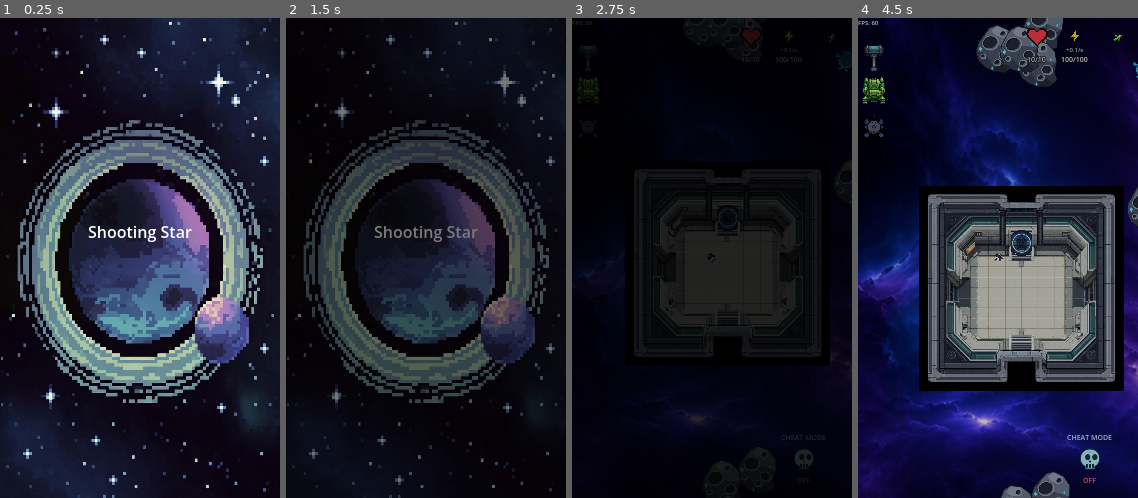
Above: before the commit, frames 1-4 (left to right).
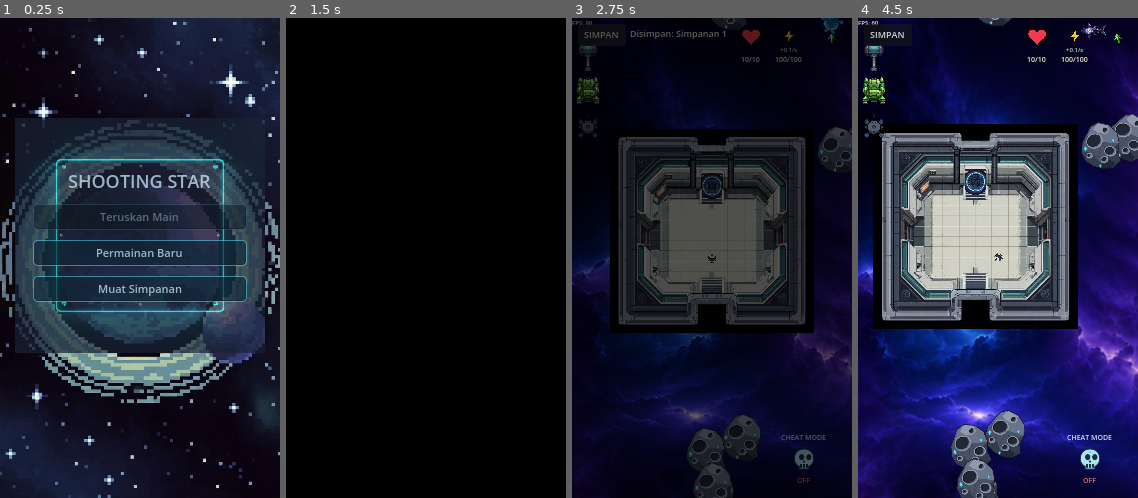
Above: after the commit, the same moments.

Repository: wildane/ShootingStar
Game: Godot game, scene res://scene/main_menu/main_menu.tscn
The game is run twice, just before and just after one commit, with the same random seed, the same clock (stepped at 60 frames per second) and the same inputs.
Inputs (mouse positions are in pixels of both pictures, inside the frame that each line leads up to):
- Up to frame 1 (0.25 s): no input
- Up to frame 2 (1.5 s): click (426, 253) at 0.5 s, where only the run after the commit has a clickable "Permainan Baru"; click (426, 286) at 1.25 s, where only the run after the commit has a clickable "Muat Simpanan"
- Up to frame 3 (2.75 s): click (602, 37) at 2 s, where only the run after the commit has a clickable "SIMPAN"
- Up to frame 4 (4.5 s): tap Enter at 2.75 s; drag from (1014, 219) to (1073, 262) at 2.77 s; drag from (942, 282) to (1031, 291) at 3.52 s; move the mouse to (1026, 152) at 4.27 s; hold Right from 4.28 s (still down); tap Backspace at 4.35 s; click (1026, 152) at 4.42 s

The runs differ from the first frame. In frame 1, 42% of the frame differs, in the area x 0-100%, y 0-100%; in frame 2, 40%; in frame 3, 35%; in frame 4, 62%.

Commit message:
Tambah menu simpanan berbilang slot dan butang simpan dalam game
Menu utama kini ada Teruskan (slot terbaharu), Permainan Baru dan halaman
Muat Simpanan untuk pilih, tukar nama dan padam slot. SaveManager menyimpan
setiap slot dalam user://saves/ dengan katalog nama/masa, dan menukar fail
savegame.json lama kepada slot "lama" secara automatik. Butang SIMPAN dalam
game menyimpan ke slot aktif. Panel menu ialah aset PNG baharu.

Diff:
--- a/SaveManager.gd
+++ b/SaveManager.gd
@@ -1,10 +1,23 @@
 extends Node
 
 signal semua_data_siap_di_load
-const SAVE_PATH_JSON = "user://savegame.json"
+
+# Simpanan berbilang slot: setiap slot satu fail JSON dalam user://saves/.
+# Nama dan masa setiap slot disimpan dalam katalog supaya boleh ditukar nama
+# atau dipadam dari halaman Muat Simpanan.
+const DIREKTORI_SAVE = "user://saves"
+const KATALOG_PATH = "user://saves/katalog.json"
+const LALUAN_LAMA = "user://savegame.json"
+
+# Slot yang sedang dimainkan ("" = permainan baharu, belum ada slot).
+var slot_aktif: String = ""
 
 # Data pemain terakhir yang dibaca dari fail (posisi, HP, tenaga).
 var data_player: Dictionary = {}
+
+func _ready() -> void:
+	_sediakan_direktori()
+	_migrasi_simpanan_lama()
 
 func _notification(what):
 	if what in [NOTIFICATION_APPLICATION_FOCUS_OUT, NOTIFICATION_WM_WINDOW_FOCUS_OUT, NOTIFICATION_APPLICATION_PAUSED, NOTIFICATION_WM_CLOSE_REQUEST, NOTIFICATION_WM_GO_BACK_REQUEST]:
@@ -14,6 +27,151 @@
 	var scene_utama = Engine.get_main_loop().current_scene
 	if scene_utama and scene_utama.scene_file_path.get_file() == "level_3.tscn":
 		save_game()
+
+# ==========================================
+# SIMPANAN BERBILANG SLOT
+# ==========================================
+func _sediakan_direktori() -> void:
+	if not DirAccess.dir_exists_absolute(DIREKTORI_SAVE):
+		DirAccess.make_dir_recursive_absolute(DIREKTORI_SAVE)
+
+func _laluan_slot(id: String) -> String:
+	return DIREKTORI_SAVE.path_join("data_%s.json" % id)
+
+func _baca_katalog() -> Dictionary:
+	if not FileAccess.file_exists(KATALOG_PATH):
+		return {}
+	var file := FileAccess.open(KATALOG_PATH, FileAccess.READ)
+	if file == null:
+		return {}
+	var data = JSON.parse_string(file.get_as_text())
+	file.close()
+	if typeof(data) != TYPE_DICTIONARY:
+		return {}
+	return data
+
+func _tulis_katalog(katalog: Dictionary) -> void:
+	var file := FileAccess.open(KATALOG_PATH, FileAccess.WRITE)
+	if file:
+		file.store_string(JSON.stringify(katalog, "\t"))
+		file.close()
+
+# Semua slot, paling baharu dahulu (ikut masa simpanan terakhir).
+func senarai_slot() -> Array:
+	var hasil: Array = []
+	if not DirAccess.dir_exists_absolute(DIREKTORI_SAVE):
+		return hasil
+	var katalog := _baca_katalog()
+	var dir := DirAccess.open(DIREKTORI_SAVE)
+	if dir == null:
+		return hasil
+	dir.list_dir_begin()
+	var nama_fail := dir.get_next()
+	while nama_fail != "":
+		if not dir.current_is_dir() and nama_fail.begins_with("data_") and nama_fail.ends_with(".json"):
+			var id := nama_fail.substr(5, nama_fail.length() - 10)
+			var meta: Dictionary = katalog.get(id, {})
+			var laluan := _laluan_slot(id)
+			hasil.append({
+				"id": id,
+				"nama": str(meta.get("nama", "Simpanan %s" % id)),
+				"masa": float(meta.get("masa", FileAccess.get_modified_time(laluan))),
+			})
+		nama_fail = dir.get_next()
+	dir.list_dir_end()
+	hasil.sort_custom(func(a, b): return float(a["masa"]) > float(b["masa"]))
+	return hasil
+
+func ada_simpanan() -> bool:
+	return not senarai_slot().is_empty()
+
+func slot_terbaru() -> String:
+	var senarai := senarai_slot()
+	if senarai.is_empty():
+		return ""
+	return str(senarai[0]["id"])
+
+func nama_slot(id: String) -> String:
+	for slot in senarai_slot():
+		if str(slot["id"]) == id:
+			return str(slot["nama"])
+	return id
+
+func cipta_slot_baru(nama: String = "") -> String:
+	var katalog := _baca_katalog()
+	var asas := "s%d" % int(Time.get_unix_time_from_system())
+	var id := asas
+	var nombor := 2
+	while FileAccess.file_exists(_laluan_slot(id)) or katalog.has(id):
+		id = "%s_%d" % [asas, nombor]
+		nombor += 1
+	var nama_akhir := nama.strip_edges()
+	if nama_akhir == "":
+		nama_akhir = "Simpanan %d" % (senarai_slot().size() + 1)
+	katalog[id] = {"nama": nama_akhir, "masa": Time.get_unix_time_from_system()}
+	_tulis_katalog(katalog)
+	return id
+
+func tukar_nama_slot(id: String, nama_baru: String) -> void:
+	var nama := nama_baru.strip_edges()
+	if nama == "":
+		return
+	var katalog := _baca_katalog()
+	var meta: Dictionary = katalog.get(id, {})
+	meta["nama"] = nama
+	if not meta.has("masa"):
+		meta["masa"] = float(FileAccess.get_modified_time(_laluan_slot(id)))
+	katalog[id] = meta
+	_tulis_katalog(katalog)
+
+func hapus_slot(id: String) -> void:
+	if FileAccess.file_exists(_laluan_slot(id)):
+		DirAccess.remove_absolute(_laluan_slot(id))
+	var katalog := _baca_katalog()
+	if katalog.has(id):
+		katalog.erase(id)
+		_tulis_katalog(katalog)
+	if slot_aktif == id:
+		slot_aktif = ""
+
+# Permainan baharu: lupakan slot lama dan kosongkan inventori.
+func mula_permainan_baru() -> void:
+	slot_aktif = ""
+	data_player = {}
+	var inv_manager = get_node_or_null("/root/InventoryManager")
+	if inv_manager:
+		inv_manager.senarai_barang.clear()
+		inv_manager.inventory_dikemaskini.emit()
+
+# Pilih slot untuk dimuatkan oleh scene seterusnya (level_3 panggil load_game).
+func tetapkan_slot(id: String) -> void:
+	data_player = {}
+	slot_aktif = id
+
+func _kemas_kini_masa_slot(id: String) -> void:
+	var katalog := _baca_katalog()
+	var meta: Dictionary = katalog.get(id, {})
+	if meta.is_empty():
+		meta["nama"] = "Simpanan %s" % id
+	meta["masa"] = Time.get_unix_time_from_system()
+	katalog[id] = meta
+	_tulis_katalog(katalog)
+
+# Pindahkan fail simpanan tunggal versi lama ke slot pertama.
+func _migrasi_simpanan_lama() -> void:
+	if not FileAccess.file_exists(LALUAN_LAMA):
+		return
+	if not senarai_slot().is_empty():
+		# Sudah ada slot baharu: fail lama tidak dipakai lagi.
+		DirAccess.remove_absolute(LALUAN_LAMA)
+		return
+	var id := "lama"
+	var laluan := _laluan_slot(id)
+	DirAccess.rename_absolute(LALUAN_LAMA, laluan)
+	var katalog := _baca_katalog()
+	katalog[id] = {"nama": "Simpanan Lama", "masa": float(FileAccess.get_modified_time(laluan))}
+	_tulis_katalog(katalog)
+	print("[Save] Simpanan versi lama dipindahkan ke slot 'lama'.")
 
 func save_game():
 	var scene_utama = Engine.get_main_loop().current_scene
@@ -70,19 +228,24 @@
 			if node.has_method("dapatkan_data_save") and "spawner_id" in node:
 				data_keseluruhan["spawner_data"][node.spawner_id] = node.dapatkan_data_save()
 
-	var file = FileAccess.open(SAVE_PATH_JSON, FileAccess.WRITE)
+	# Simpan ke slot aktif; permainan baharu belum ada slot, jadi cipta satu.
+	if slot_aktif == "":
+		slot_aktif = cipta_slot_baru()
+	var file = FileAccess.open(_laluan_slot(slot_aktif), FileAccess.WRITE)
 	if file:
 		file.store_string(JSON.stringify(data_keseluruhan, "\t"))
 		file.close()
+		_kemas_kini_masa_slot(slot_aktif)
 
 func load_game(scene_aktif: Node = null):
 	# Buang data pemain lama supaya fail tanpa player_data tidak guna nilai basi.
 	data_player = {}
-	if not FileAccess.file_exists(SAVE_PATH_JSON):
+	# Tiada slot aktif = permainan baharu: mula tanpa data simpanan.
+	if slot_aktif == "" or not FileAccess.file_exists(_laluan_slot(slot_aktif)):
 		semua_data_siap_di_load.emit()
 		return
 
-	var file = FileAccess.open(SAVE_PATH_JSON, FileAccess.READ)
+	var file = FileAccess.open(_laluan_slot(slot_aktif), FileAccess.READ)
 	var saved_data = JSON.parse_string(file.get_as_text())
 	file.close()
 	if not saved_data:
--- a/scene/level_3/level_3.gd
+++ b/scene/level_3/level_3.gd
@@ -11,6 +11,7 @@
 	# 1. Bina lapisan hitam pekat bersiap sedia di bawah lapisan menu (Alpha = 1.0)
 	bina_overlay_mula()
 	_bina_hud_hp_pemain()
+	_bina_butang_simpan()
 
 	# 2. Hubungkan isyarat daripada JSON
 	if not SaveManager.semua_data_siap_di_load.is_connected(proses_selesai_load_json):
@@ -118,6 +119,43 @@
 	SaveManager.save_game()
 	print("[World] Dunia hibrid berjaya disimpan ke storan!")
 
+# Butang simpan pantas di kiri atas HUD.
+func _bina_butang_simpan() -> void:
+	var canvas = get_node_or_null("CanvasLayer")
+	if canvas == null or canvas.has_node("ButangSimpan"):
+		return
+	var butang := Button.new()
+	butang.name = "ButangSimpan"
+	butang.text = "SIMPAN"
+	butang.add_theme_font_size_override("font_size", 9)
+	butang.set_anchors_preset(Control.PRESET_TOP_LEFT)
+	butang.offset_left = 6
+	butang.offset_top = 6
+	butang.offset_right = 54
+	butang.offset_bottom = 28
+	butang.pressed.connect(_on_butang_simpan)
+	canvas.add_child(butang)
+
+	var maklum := Label.new()
+	maklum.name = "MaklumSimpan"
+	maklum.add_theme_font_size_override("font_size", 9)
+	maklum.set_anchors_preset(Control.PRESET_TOP_LEFT)
+	maklum.offset_left = 58
+	maklum.offset_top = 9
+	maklum.modulate.a = 0.0
+	canvas.add_child(maklum)
+
+func _on_butang_simpan() -> void:
+	save_world()
+	var maklum := get_node_or_null("CanvasLayer/MaklumSimpan") as Label
+	if maklum == null:
+		return
+	maklum.text = "Disimpan: %s" % SaveManager.nama_slot(SaveManager.slot_aktif)
+	maklum.modulate.a = 1.0
+	var tween := create_tween()
+	tween.tween_interval(1.4)
+	tween.tween_property(maklum, "modulate:a", 0.0, 0.6)
+
 func _physics_process(_delta: float) -> void:
 	pass
 
--- a/scene/main_menu/main_menu.gd
+++ b/scene/main_menu/main_menu.gd
@@ -1,63 +1,190 @@
 extends CanvasLayer
 
-# 🛠️ PEMBOLEHUBAH EXPORT (Sila tarik fail level_3.tscn asli ke petak ini di Inspector)
+## Menu utama: Teruskan (slot simpanan terbaharu), Permainan Baru, dan
+## halaman Muat Simpanan untuk pilih / tukar nama / padam slot.
+
 @export var scene_sasaran: PackedScene
-@export var tempoh_menunggu: float = 2.0      # Masa terpapar di menu sebelum mula fade (saat)
-@export var tempoh_fade_in: float = 3.0       # Kelajuan skrin menu ditutup hitam (saat)
+@export var tempoh_fade: float = 0.8
 
-var overlay_hitam: ColorRect
+@onready var halaman_menu: Control = $UIRoot/HalamanMenu
+@onready var halaman_muat: Control = $UIRoot/HalamanMuat
+@onready var senarai_slot: VBoxContainer = $UIRoot/HalamanMuat/Panel/Isi/Skrol/SenaraiSlot
+@onready var label_kosong: Label = $UIRoot/HalamanMuat/Panel/Isi/Kosong
+@onready var butang_teruskan: Button = $UIRoot/HalamanMenu/PanelLatar/Kotak/Teruskan
+@onready var label_mesej: Label = $UIRoot/Mesej
+
+var _overlay: ColorRect
+var _dialog_nama: ConfirmationDialog
+var _input_nama: LineEdit
+var _dialog_hapus: ConfirmationDialog
+var _id_dialog: String = ""
+var _sibuk: bool = false
+var _tween_mesej: Tween
 
 func _ready() -> void:
 	layer = 100
+	_bina_overlay()
+	_bina_dialog()
 
-	# 1. Bina lapisan hitam
-	bina_overlay_loading()
+	$UIRoot/HalamanMenu/PanelLatar/Kotak/Teruskan.pressed.connect(_on_teruskan)
+	$UIRoot/HalamanMenu/PanelLatar/Kotak/PermainanBaru.pressed.connect(_on_permainan_baru)
+	$UIRoot/HalamanMenu/PanelLatar/Kotak/Muat.pressed.connect(_tunjuk_halaman_muat)
+	$UIRoot/HalamanMuat/Panel/Isi/Kembali.pressed.connect(_tunjuk_halaman_menu)
 
-	# 2. Tunggu di menu seketika sebelum memulakan transisi hitam
-	print("[MainMenu] Menunggu di skrin menu...")
-	await get_tree().create_timer(tempoh_menunggu).timeout
+	_tunjuk_halaman_menu()
+	label_mesej.modulate.a = 0.0
+	$UIRoot.modulate.a = 0.0
+	var tween := create_tween()
+	tween.tween_property($UIRoot, "modulate:a", 1.0, 0.35)
 
-	# 3. Mulakan kesan Fade In hitam
-	mulakan_fade_in()
+func _bina_overlay() -> void:
+	_overlay = ColorRect.new()
+	_overlay.color = Color(0, 0, 0, 0)
+	_overlay.set_anchors_and_offsets_preset(Control.PRESET_FULL_RECT)
+	_overlay.mouse_filter = Control.MOUSE_FILTER_IGNORE
+	add_child(_overlay)
 
-func bina_overlay_loading() -> void:
-	overlay_hitam = ColorRect.new()
-	overlay_hitam.color = Color(0, 0, 0, 0) # Mula lutsinar
-	overlay_hitam.set_anchors_and_offsets_preset(Control.PRESET_FULL_RECT)
-	# IGNORE supaya input tidak disekat oleh overlay fade visual
-	overlay_hitam.mouse_filter = Control.MOUSE_FILTER_IGNORE
-	add_child(overlay_hitam)
+func _bina_dialog() -> void:
+	_dialog_nama = ConfirmationDialog.new()
+	_dialog_nama.title = "Tukar Nama Simpanan"
+	_dialog_nama.ok_button_text = "Simpan"
+	_dialog_nama.cancel_button_text = "Batal"
+	_input_nama = LineEdit.new()
+	_input_nama.custom_minimum_size = Vector2(200, 0)
+	_input_nama.max_length = 40
+	_input_nama.placeholder_text = "Nama simpanan"
+	_dialog_nama.add_child(_input_nama)
+	_dialog_nama.confirmed.connect(_on_nama_disahkan)
+	add_child(_dialog_nama)
 
-func mulakan_fade_in() -> void:
-	print("[MainMenu] Memulakan kesan Fade In hitam...")
-	var tween = create_tween()
-	tween.tween_property(overlay_hitam, "color:a", 1.0, tempoh_fade_in)
+	_dialog_hapus = ConfirmationDialog.new()
+	_dialog_hapus.title = "Padam Simpanan"
+	_dialog_hapus.ok_button_text = "Padam"
+	_dialog_hapus.cancel_button_text = "Batal"
+	_dialog_hapus.confirmed.connect(_on_hapus_disahkan)
+	add_child(_dialog_hapus)
+
+# ==========================================
+# BUTANG MENU
+# ==========================================
+func _on_teruskan() -> void:
+	var id := SaveManager.slot_terbaru()
+	if id == "":
+		_mesej("Tiada simpanan lagi")
+		return
+	SaveManager.tetapkan_slot(id)
+	print("[Menu] Teruskan simpanan: ", SaveManager.nama_slot(id))
+	_ke_level()
+
+func _on_permainan_baru() -> void:
+	SaveManager.mula_permainan_baru()
+	print("[Menu] Permainan baru dimulakan")
+	_ke_level()
+
+func _ke_level() -> void:
+	if _sibuk:
+		return
+	if scene_sasaran == null:
+		_mesej("Scene sasaran belum ditetapkan")
+		return
+	_sibuk = true
+	_overlay.mouse_filter = Control.MOUSE_FILTER_STOP
+	var tween := create_tween()
+	tween.tween_property(_overlay, "color:a", 1.0, tempoh_fade)
 	await tween.finished
+	get_tree().change_scene_to_packed(scene_sasaran)
 
-	tukar_scene_di_sebalik_tabir()
+# ==========================================
+# HALAMAN MUAT SIMPANAN
+# ==========================================
+func _tunjuk_halaman_muat() -> void:
+	halaman_menu.visible = false
+	halaman_muat.visible = true
+	_segarkan_senarai()
 
-func tukar_scene_di_sebalik_tabir() -> void:
-	if scene_sasaran:
-		var main_loop = Engine.get_main_loop() as SceneTree
-		if not main_loop: return
+func _tunjuk_halaman_menu() -> void:
+	halaman_muat.visible = false
+	halaman_menu.visible = true
+	butang_teruskan.disabled = not SaveManager.ada_simpanan()
 
-		print("[MainMenu] Menukar scene ke level_3...")
+func _segarkan_senarai() -> void:
+	for anak in senarai_slot.get_children():
+		anak.queue_free()
+	var senarai := SaveManager.senarai_slot()
+	label_kosong.visible = senarai.is_empty()
+	for slot in senarai:
+		senarai_slot.add_child(_bina_baris_slot(slot))
 
-		# 1. Cabut overlay_hitam daripada menu utama supaya tidak dipadam secara automatik
-		if is_instance_valid(overlay_hitam):
-			if overlay_hitam.get_parent():
-				overlay_hitam.get_parent().remove_child(overlay_hitam)
+func _bina_baris_slot(slot: Dictionary) -> Control:
+	var id := str(slot["id"])
+	var baris := HBoxContainer.new()
+	baris.add_theme_constant_override("separation", 4)
 
-			# 2. Letakkan di dalam Autoload SceneTransition (supaya kekal hidup merentasi pertukaran scene)
-			SceneTransition.add_child(overlay_hitam)
+	var butang_muat := Button.new()
+	butang_muat.text = "%s\n%s" % [str(slot["nama"]), _format_tarikh(float(slot["masa"]))]
+	butang_muat.add_theme_font_size_override("font_size", 9)
+	butang_muat.custom_minimum_size = Vector2(0, 34)
+	butang_muat.size_flags_horizontal = Control.SIZE_EXPAND_FILL
+	butang_muat.pressed.connect(_pilih_slot.bind(id))
+	baris.add_child(butang_muat)
 
-			# 3. Beri tag nama pada overlay ini supaya mudah dipanggil oleh level_3 nanti
-			overlay_hitam.name = "PerisaiHitamMenu"
+	var butang_nama := Button.new()
+	butang_nama.text = "Nama"
+	butang_nama.add_theme_font_size_override("font_size", 9)
+	butang_nama.custom_minimum_size = Vector2(38, 34)
+	butang_nama.pressed.connect(_buka_dialog_nama.bind(id))
+	baris.add_child(butang_nama)
 
-		# 4. Tukar scene secara rasmi
-		main_loop.change_scene_to_packed(scene_sasaran)
+	var butang_hapus := Button.new()
+	butang_hapus.text = "Padam"
+	butang_hapus.add_theme_font_size_override("font_size", 9)
+	butang_hapus.custom_minimum_size = Vector2(44, 34)
+	butang_hapus.pressed.connect(_buka_dialog_hapus.bind(id))
+	baris.add_child(butang_hapus)
 
-		# 5. Padam komponen butang/skrip menu utama yang lain (Overlay hitam selamat di Autoload)
-		queue_free()
-	else:
-		print("[Ralat MainMenu] scene_sasaran kosong! Sila seret fail level_3.tscn ke Inspector.")
+	return baris
+
+func _pilih_slot(id: String) -> void:
+	SaveManager.tetapkan_slot(id)
+	print("[Menu] Muat slot: ", SaveManager.nama_slot(id))
+	_ke_level()
+
+func _format_tarikh(masa: float) -> String:
+	var d := Time.get_datetime_dict_from_unix_time(int(masa))
+	return "%04d-%02d-%02d %02d:%02d" % [d.year, d.month, d.day, d.hour, d.minute]
+
+func _buka_dialog_nama(id: String) -> void:
+	_id_dialog = id
+	_input_nama.text = SaveManager.nama_slot(id)
+	_dialog_nama.popup_centered(Vector2i(250, 110))
+	_input_nama.grab_focus()
+	_input_nama.select_all()
+
+func _on_nama_disahkan() -> void:
+	var nama := _input_nama.text.strip_edges()
+	if nama == "":
+		_mesej("Nama tidak boleh kosong")
+		return
+	SaveManager.tukar_nama_slot(_id_dialog, nama)
+	_mesej("Nama simpanan dikemas kini")
+	_segarkan_senarai()
+
+func _buka_dialog_hapus(id: String) -> void:
+	_id_dialog = id
+	_dialog_hapus.dialog_text = "Padam simpanan \"%s\"?\nTindakan ini tidak boleh dibatalkan." % SaveManager.nama_slot(id)
+	_dialog_hapus.popup_centered(Vector2i(250, 130))
+
+func _on_hapus_disahkan() -> void:
+	SaveManager.hapus_slot(_id_dialog)
+	_mesej("Simpanan dipadam")
+	_segarkan_senarai()
+	butang_teruskan.disabled = not SaveManager.ada_simpanan()
+
+func _mesej(teks: String) -> void:
+	label_mesej.text = teks
+	if _tween_mesej != null and _tween_mesej.is_valid():
+		_tween_mesej.kill()
+	label_mesej.modulate.a = 1.0
+	_tween_mesej = create_tween()
+	_tween_mesej.tween_interval(1.5)
+	_tween_mesej.tween_property(label_mesej, "modulate:a", 0.0, 0.5)
--- a/scene/main_menu/main_menu.tscn
+++ b/scene/main_menu/main_menu.tscn
@@ -1,16 +1,95 @@
-[gd_scene format=3 uid="uid://bblniyuy7m3ni"]
+[gd_scene load_steps=10 format=3 uid="uid://bblniyuy7m3ni"]
 
 [ext_resource type="Script" uid="uid://b32q8t4ti1fgw" path="res://scene/main_menu/main_menu.gd" id="1_o25w2"]
 [ext_resource type="PackedScene" uid="uid://j4y45hm8o5ek" path="res://scene/level_3/level_3.tscn" id="2_6836v"]
 [ext_resource type="Texture2D" uid="uid://c3p4i0i8trsk8" path="res://scene/main_menu/Image_92.jpeg" id="2_cds3d"]
-
-[node name="MainMenu" type="CanvasLayer" unique_id=1601740250]
+[ext_resource type="Texture2D" path="res://scene/main_menu/panel_menu.png" id="3_panel"]
+
+[sub_resource type="StyleBoxFlat" id="StyleBoxFlat_normal"]
+content_margin_left = 8.0
+content_margin_top = 5.0
+content_margin_right = 8.0
+content_margin_bottom = 5.0
+bg_color = Color(0.054, 0.145, 0.211, 0.88)
+border_width_left = 1
+border_width_top = 1
+border_width_right = 1
+border_width_bottom = 1
+border_color = Color(0.36, 0.9, 1, 0.7)
+corner_radius_top_left = 4
+corner_radius_top_right = 4
+corner_radius_bottom_right = 4
+corner_radius_bottom_left = 4
+
+[sub_resource type="StyleBoxFlat" id="StyleBoxFlat_hover"]
+content_margin_left = 8.0
+content_margin_top = 5.0
+content_margin_right = 8.0
+content_margin_bottom = 5.0
+bg_color = Color(0.098, 0.278, 0.38, 0.95)
+border_width_left = 1
+border_width_top = 1
+border_width_right = 1
+border_width_bottom = 1
+border_color = Color(0.5, 0.97, 1, 1)
+corner_radius_top_left = 4
+corner_radius_top_right = 4
+corner_radius_bottom_right = 4
+corner_radius_bottom_left = 4
+
+[sub_resource type="StyleBoxFlat" id="StyleBoxFlat_pressed"]
+content_margin_left = 8.0
+content_margin_top = 5.0
+content_margin_right = 8.0
+content_margin_bottom = 5.0
+bg_color = Color(0.2, 0.55, 0.68, 1)
+border_width_left = 1
+border_width_top = 1
+border_width_right = 1
+border_width_bottom = 1
+border_color = Color(0.75, 1, 1, 1)
+corner_radius_top_left = 4
+corner_radius_top_right = 4
+corner_radius_bottom_right = 4
+corner_radius_bottom_left = 4
+
+[sub_resource type="StyleBoxFlat" id="StyleBoxFlat_disabled"]
+content_margin_left = 8.0
+content_margin_top = 5.0
+content_margin_right = 8.0
+content_margin_bottom = 5.0
+bg_color = Color(0.05, 0.09, 0.13, 0.7)
+border_width_left = 1
+border_width_top = 1
+border_width_right = 1
+border_width_bottom = 1
+border_color = Color(0.25, 0.42, 0.5, 0.5)
+corner_radius_top_left = 4
+corner_radius_top_right = 4
+corner_radius_bottom_right = 4
+corner_radius_bottom_left = 4
+
+[sub_resource type="Theme" id="Theme_menu"]
+Button/colors/font_color = Color(0.85, 0.97, 1, 1)
+Button/colors/font_disabled_color = Color(0.46, 0.56, 0.63, 1)
+Button/colors/font_hover_color = Color(1, 1, 1, 1)
+Button/colors/font_pressed_color = Color(0.05, 0.12, 0.16, 1)
+Button/font_sizes/font_size = 11
+Button/styles/disabled = SubResource("StyleBoxFlat_disabled")
+Button/styles/focus = SubResource("StyleBoxFlat_hover")
+Button/styles/hover = SubResource("StyleBoxFlat_hover")
+Button/styles/normal = SubResource("StyleBoxFlat_normal")
+Button/styles/pressed = SubResource("StyleBoxFlat_pressed")
+Label/colors/font_color = Color(0.82, 0.95, 1, 1)
+Label/font_sizes/font_size = 11
+LineEdit/font_sizes/font_size = 12
+
+[node name="MainMenu" type="CanvasLayer"]
 script = ExtResource("1_o25w2")
 scene_sasaran = ExtResource("2_6836v")
-tempoh_menunggu = 1.0
-tempoh_fade_in = 1.0
-
-[node name="TextureRect" type="TextureRect" parent="." unique_id=1093130925]
+tempoh_fade = 0.8
+
+[node name="Latar" type="TextureRect" parent="."]
 anchors_preset = 15
 anchor_right = 1.0
 anchor_bottom = 1.0
@@ -18,21 +97,151 @@
 grow_vertical = 2
 texture = ExtResource("2_cds3d")
 expand_mode = 1
-
-[node name="VBoxContainer" type="VBoxContainer" parent="." unique_id=1116335654]
+stretch_mode = 6
+
+[node name="UIRoot" type="Control" parent="."]
+anchors_preset = 15
+anchor_right = 1.0
+anchor_bottom = 1.0
+grow_horizontal = 2
+grow_vertical = 2
+theme = SubResource("Theme_menu")
+
+[node name="HalamanMenu" type="Control" parent="UIRoot"]
+layout_mode = 1
+anchors_preset = 15
+anchor_right = 1.0
+anchor_bottom = 1.0
+grow_horizontal = 2
+grow_vertical = 2
+
+[node name="PanelLatar" type="NinePatchRect" parent="UIRoot/HalamanMenu"]
+layout_mode = 1
 anchors_preset = 8
 anchor_left = 0.5
 anchor_top = 0.5
 anchor_right = 0.5
 anchor_bottom = 0.5
-offset_left = -21.0
-offset_top = -38.5
-offset_right = 21.0
-offset_bottom = 38.5
-grow_horizontal = 2
-grow_vertical = 2
-theme_override_constants/separation = 20
-
-[node name="GameTitle" type="Label" parent="VBoxContainer" unique_id=1004811711]
-layout_mode = 2
-text = "Shooting Star"
+offset_left = -125.0
+offset_top = -140.0
+offset_right = 125.0
+offset_bottom = 95.0
+grow_horizontal = 2
+grow_vertical = 2
+texture = ExtResource("3_panel")
+patch_margin_left = 40
+patch_margin_top = 40
+patch_margin_right = 40
+patch_margin_bottom = 40
+
+[node name="Kotak" type="VBoxContainer" parent="UIRoot/HalamanMenu/PanelLatar"]
+layout_mode = 1
+anchors_preset = 15
+anchor_right = 1.0
+anchor_bottom = 1.0
+offset_left = 18.0
+offset_top = 22.0
+offset_right = -18.0
+offset_bottom = -22.0
+grow_horizontal = 2
+grow_vertical = 2
+theme_override_constants/separation = 10
+alignment = 1
+
+[node name="Tajuk" type="Label" parent="UIRoot/HalamanMenu/PanelLatar/Kotak"]
+layout_mode = 2
+theme_override_font_sizes/font_size = 18
+text = "SHOOTING STAR"
+horizontal_alignment = 1
+
+[node name="Teruskan" type="Button" parent="UIRoot/HalamanMenu/PanelLatar/Kotak"]
+layout_mode = 2
+text = "Teruskan Main"
+
+[node name="PermainanBaru" type="Button" parent="UIRoot/HalamanMenu/PanelLatar/Kotak"]
+layout_mode = 2
+text = "Permainan Baru"
+
+[node name="Muat" type="Button" parent="UIRoot/HalamanMenu/PanelLatar/Kotak"]
+layout_mode = 2
+text = "Muat Simpanan"
+
+[node name="HalamanMuat" type="Control" parent="UIRoot"]
+visible = false
+layout_mode = 1
+anchors_preset = 15
+anchor_right = 1.0
+anchor_bottom = 1.0
+grow_horizontal = 2
+grow_vertical = 2
+
+[node name="Panel" type="NinePatchRect" parent="UIRoot/HalamanMuat"]
+layout_mode = 1
+anchors_preset = 8
+anchor_left = 0.5
+anchor_top = 0.5
+anchor_right = 0.5
+anchor_bottom = 0.5
+offset_left = -125.0
+offset_top = -175.0
+offset_right = 125.0
+offset_bottom = 175.0
+grow_horizontal = 2
+grow_vertical = 2
+texture = ExtResource("3_panel")
+patch_margin_left = 40
+patch_margin_top = 40
+patch_margin_right = 40
+patch_margin_bottom = 40
+
+[node name="Isi" type="VBoxContainer" parent="UIRoot/HalamanMuat/Panel"]
+layout_mode = 1
+anchors_preset = 15
+anchor_right = 1.0
+anchor_bottom = 1.0
+offset_left = 16.0
+offset_top = 16.0
+offset_right = -16.0
+offset_bottom = -16.0
+grow_horizontal = 2
+grow_vertical = 2
+theme_override_constants/separation = 8
+
+[node name="Tajuk" type="Label" parent="UIRoot/HalamanMuat/Panel/Isi"]
+layout_mode = 2
+theme_override_font_sizes/font_size = 13
+text = "MUAT SIMPANAN"
+horizontal_alignment = 1
+
+[node name="Skrol" type="ScrollContainer" parent="UIRoot/HalamanMuat/Panel/Isi"]
+layout_mode = 2
+size_flags_vertical = 3
+horizontal_scroll_mode = 0
+
+[node name="SenaraiSlot" type="VBoxContainer" parent="UIRoot/HalamanMuat/Panel/Isi/Skrol"]
+layout_mode = 2
+size_flags_horizontal = 3
+theme_override_constants/separation = 6
+
+[node name="Kosong" type="Label" parent="UIRoot/HalamanMuat/Panel/Isi"]
+visible = false
+layout_mode = 2
+text = "Belum ada simpanan."
+horizontal_alignment = 1
+autowrap_mode = 2
+
+[node name="Kembali" type="Button" parent="UIRoot/HalamanMuat/Panel/Isi"]
+layout_mode = 2
+text = "Kembali"
+
+[node name="Mesej" type="Label" parent="UIRoot"]
+layout_mode = 1
+anchors_preset = 12
+anchor_top = 1.0
+anchor_right = 1.0
+anchor_bottom = 1.0
+offset_top = -30.0
+grow_horizontal = 2
+grow_vertical = 0
+text = "Mesej"
+horizontal_alignment = 1
Binary file added: scene/main_menu/panel_menu.png
Not shown, added: scene/main_menu/panel_menu.png.import
